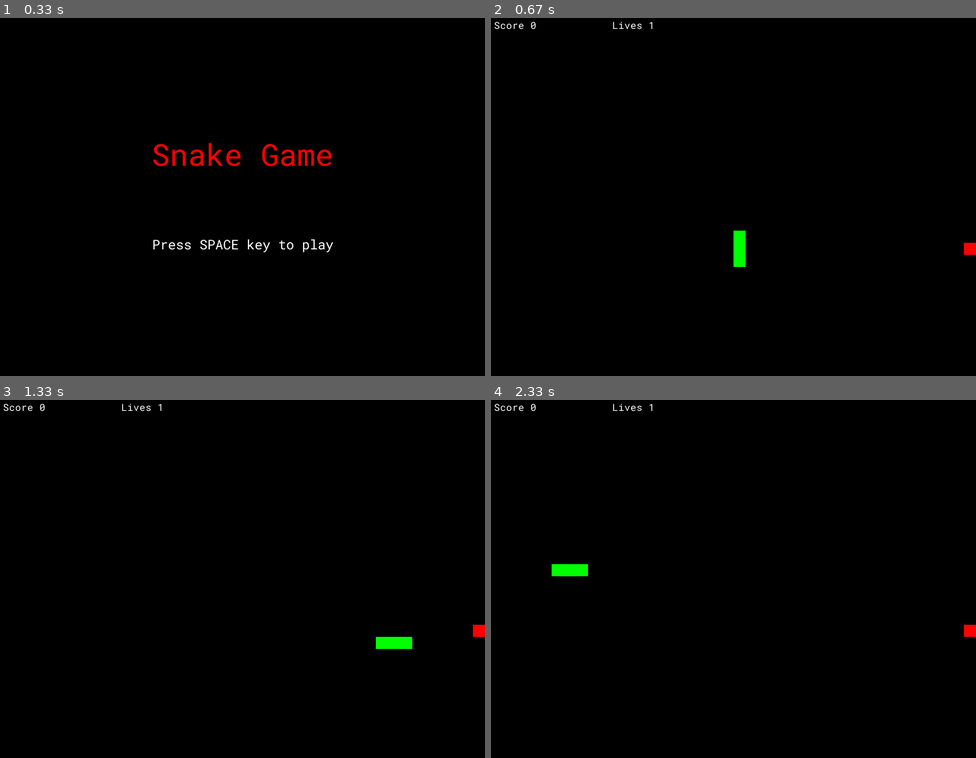
Above: before the commit, frames 1-4 (two rows, left to right).
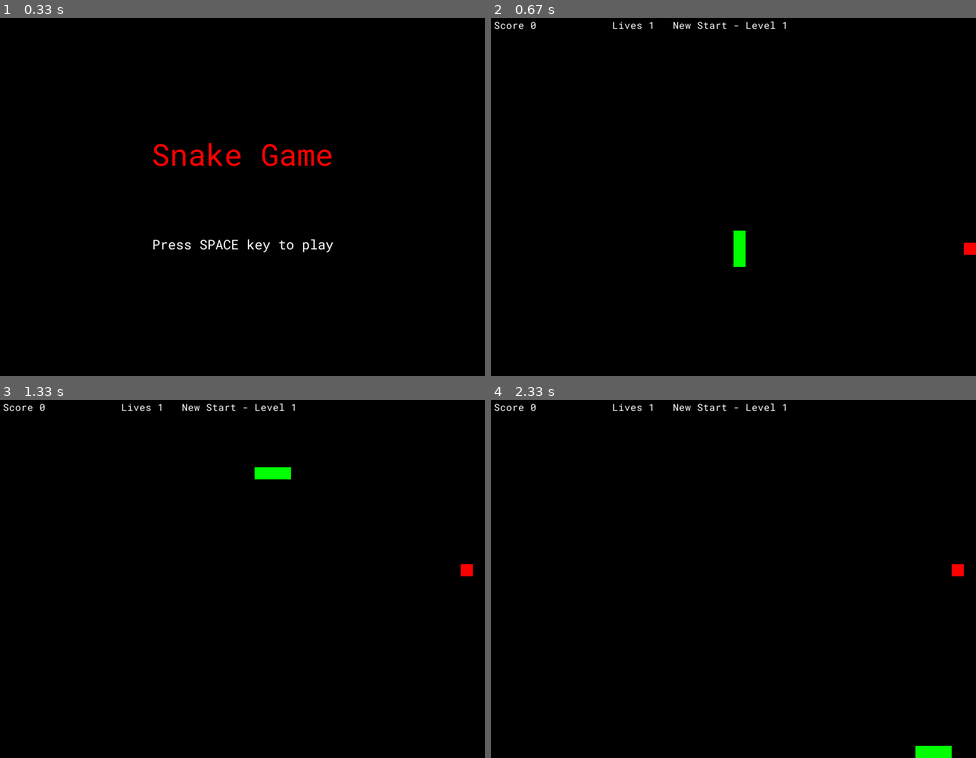
Above: after the commit, the same moments.

Repository: eballo/snake-pygame
Game: pygame game, started from main.py
The game is run twice, just before and just after one commit, with the same random seed, the same clock (stepped at 60 frames per second) and the same inputs.
Inputs:
- Up to frame 1 (0.33 s): no input
- Up to frame 2 (0.67 s): tap Space at 0.33 s
- Up to frame 3 (1.33 s): hold Esc 0.67-1.13 s; hold Right 0.67-1.13 s; tap Space at 0.73, 1.03, 1.23 s; hold Right from 1.17 s (still down)
- Up to frame 4 (2.33 s): tap Space at 1.53, 1.73, 2.07 s; release Right at 1.63 s; hold Up 1.67-1.97 s; hold Right from 2 s (still down)

Frame 1 is identical in both runs. In frame 2, 0.1% of the frame differs, in the area x 37-61%, y 1-4%; in frame 3, 0.8%, in the area x 37-100%, y 1-70%; in frame 4, 0.8%.

Commit message:
add level display + fix issue when victory and start

Diff:
--- a/snake/assets/levels/levels.json
+++ b/snake/assets/levels/levels.json
@@ -1,12 +1,12 @@
 [
   {
-    "name":  "level 1",
+    "name":  "New Start - Level 1",
     "points": 3,
     "music": "creationOfValues.mp3"
   },
   {
-    "name":  "level 2",
+    "name":  "The Tunnel - Level 2",
     "points": 6,
-    "music": "creationOfValues.mp3"
+    "music": "tunel.mp3"
   }
 ]
--- a/snake/managers/game_manager.py
+++ b/snake/managers/game_manager.py
@@ -31,6 +31,7 @@
         self.level_manager = LevelManager()
 
     def reset(self):
+        self.current_level = 0
         self.snake_sprites.empty()
         self.food_sprites.empty()
         self.snake.reset()
@@ -60,12 +61,16 @@
         food.randomize_position()
 
     def display_score(self):
-        text = self.font.render("Score {0}".format(self.snake.score), 1, WHITE)
+        text = self.font.render("Score {0}".format(self.snake.score), True, WHITE)
         self.screen.blit(text, (5, 10))
 
     def display_lives(self):
-        text = self.font.render("Lives {0}".format(self.snake.lives), 1, WHITE)
+        text = self.font.render("Lives {0}".format(self.snake.lives), True, WHITE)
         self.screen.blit(text, (200, 10))
+
+    def display_stage(self):
+        text = self.font.render(self.stage_name, True, WHITE)
+        self.screen.blit(text, (300, 10))
 
     def debug(self):
         print(f"MENU_HEIGHT  : {MENU_HEIGHT}")
@@ -87,9 +92,9 @@
     def start_game(self):
         if self.state.value == GameState.GAME_RUNNING.value:
             self.reset()
-        while self.state.value == GameState.GAME_RUNNING.value:
-            self.create_world()
-            self.game_loop()
+            while self.state.value == GameState.GAME_RUNNING.value:
+                self.create_world()
+                self.game_loop()
 
     def game_loop(self):
         if self.state.value == GameState.LEVEL_RUNNING.value:
@@ -112,6 +117,7 @@
                 self.food_sprites.draw(self.screen)
                 self.display_score()
                 self.display_lives()
+                self.display_stage()
                 pygame.display.flip()
             pygame.mixer.music.stop()
             self.current_level += 1
--- a/snake/managers/game_state.py
+++ b/snake/managers/game_state.py
@@ -7,6 +7,5 @@
     GAME_INTRO = 2
     GAME_RUNNING = 3
     LEVEL_RUNNING = 4
-    LEVEL_FINISHED = 5
-    GAME_OVER = 6
-    GAME_VICTORY = 7
+    GAME_OVER = 5
+    GAME_VICTORY = 6
--- a/snake/models/snake.py
+++ b/snake/models/snake.py
@@ -70,7 +70,8 @@
                 self.game_manager.state = GameState.QUIT
             elif event.type == pygame.KEYDOWN:
                 if event.key == pygame.K_ESCAPE:
-                    if self.game_manager.state == GameState.GAME_RUNNING:
+                    if self.game_manager.state == GameState.GAME_RUNNING or \
+                            self.game_manager.state == GameState.LEVEL_RUNNING:
                         self.game_manager.state = GameState.GAME_INTRO
                 if event.key == pygame.K_UP:
                     self.turn(UP)
@@ -107,7 +108,6 @@
                     if self.game_manager.analog_keys[1] > .7:
                         self.turn(DOWN)
 
-
     def reset(self):
         self.length = 3
         self.lives = 1
Not shown, changed: README.md
Not shown, added: snake/assets/music/tunel.mp3
